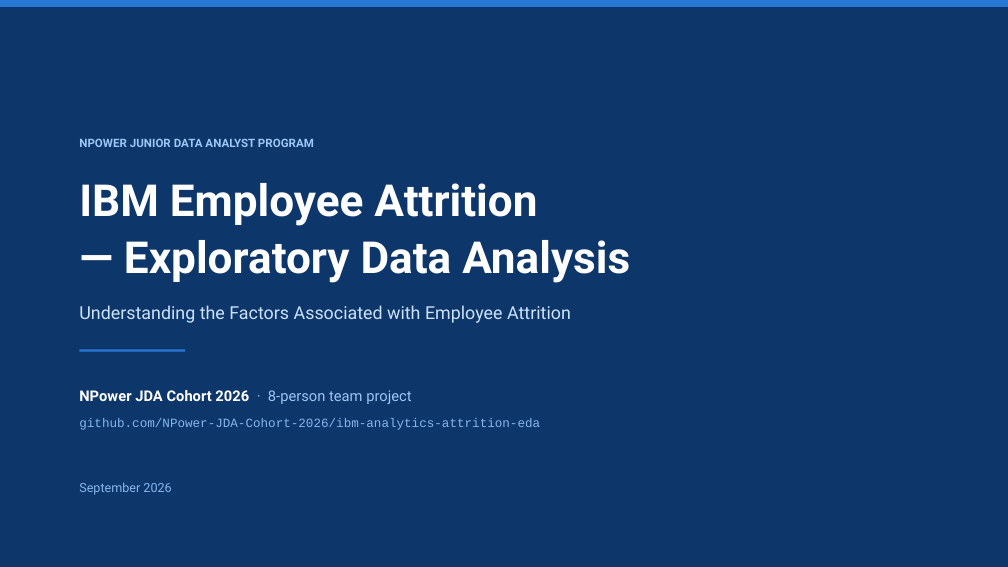
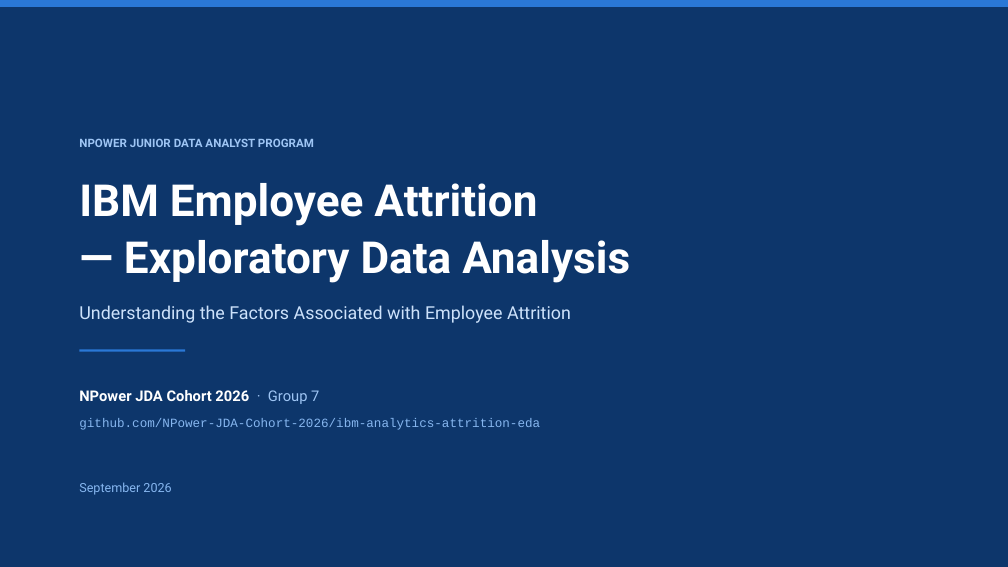
Before and after one commit to NPower-JDA-Cohort-2026/ibm-analytics-attrition-eda, a slide deck: slide 1 of presentation/IBM_Attrition_EDA_Team_Presentation.pptx. Drawn at 1008x567 pixels with LibreOffice and Linux fonts; fonts in the diff are those of the drawing. Boxes give left, top, right and bottom in pixels: in the first picture for what was removed or moved away, otherwise in the second. Text is boxed around its words. In the diff, an @@ line names an element or a change of style, - is before the commit and + after.

```diff
--- a/presentation/IBM_Attrition_EDA_Team_Presentation.pptx
+++ b/presentation/IBM_Attrition_EDA_Team_Presentation.pptx
@@ text at [79, 390, 319, 404]: text changed; text colour #9EC5F4 to #FFFFFF; bold on @@
-NPower JDA Cohort 2026 · 8-person team project
+NPower JDA Cohort 2026 · Group 7
```
Also in this commit, not shown: 3 other slides changed.
